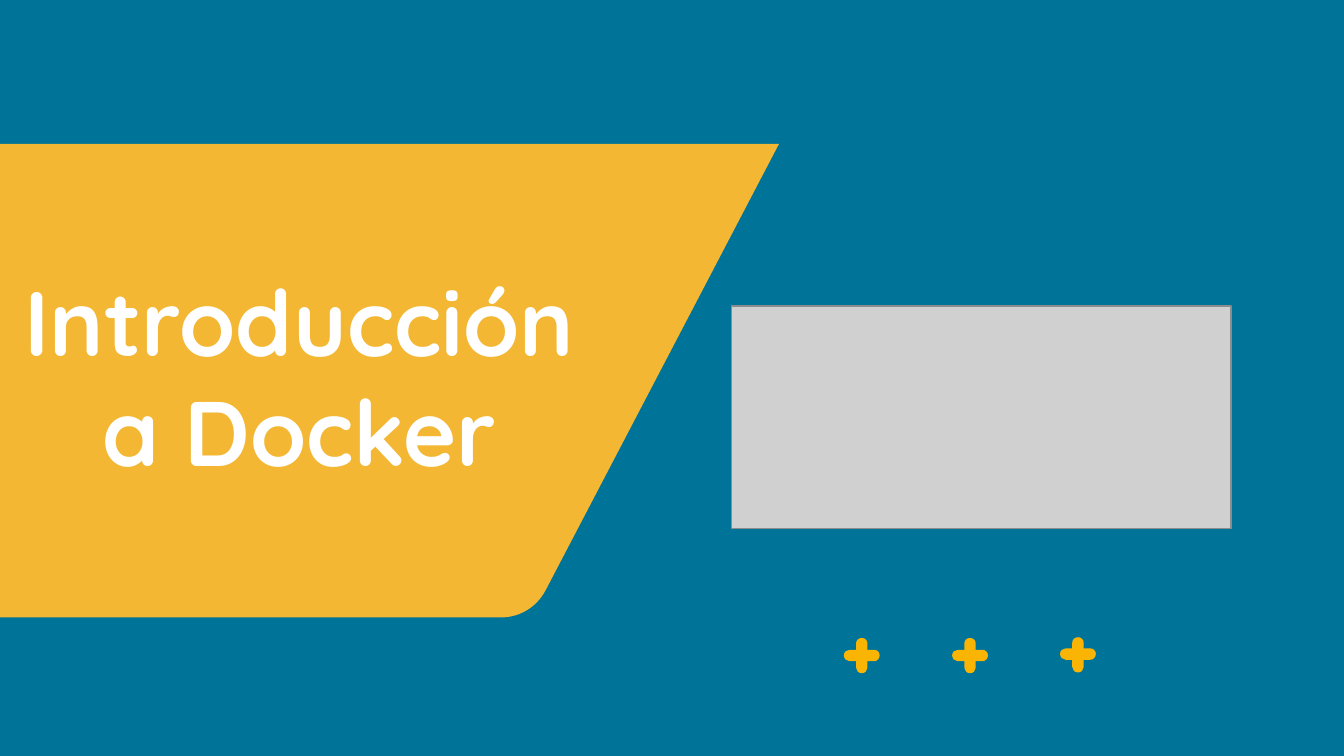
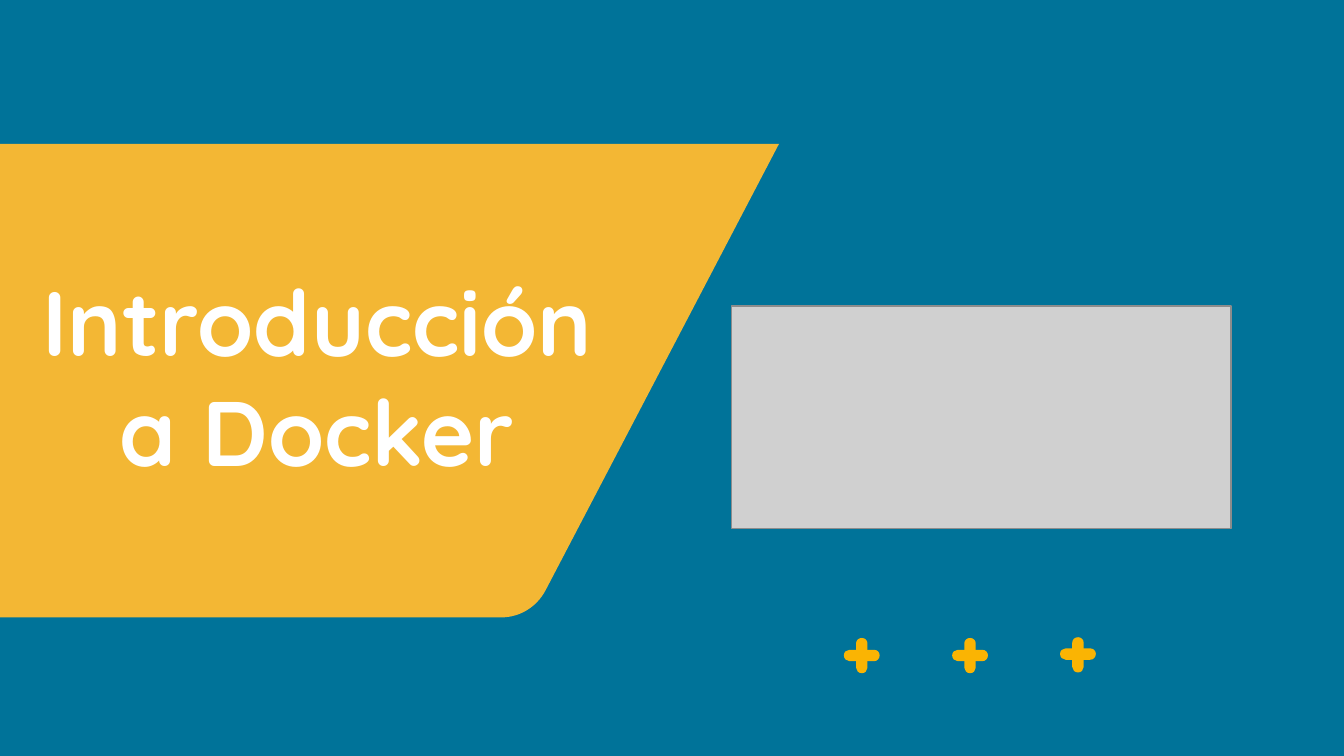
Before and after one commit to grupoinetel/curso-devops-ulpgc, a slide deck: slide 7 of ppt/curso-devops-ultpgc.pptx. Drawn at 1344x756 pixels with LibreOffice and Linux fonts; fonts in the diff are those of the drawing; grey boxes stand for pictures; background and template pictures are left out. Boxes give left, top, right and bottom in pixels: in the first picture for what was removed or moved away, otherwise in the second. Text is boxed around its words. In the diff, an @@ line names an element or a change of style, - is before the commit and + after.

```diff
--- a/ppt/curso-devops-ultpgc.pptx
+++ b/ppt/curso-devops-ultpgc.pptx
@@ title "Introducción a Docker": place and size @@
-title "Introducción a Docker" at (25, 286, 574, 467)
+title "Introducción a Docker" at (43, 286, 592, 467)
```
Also in this commit, not shown: 2 other slides changed, 1 other file.
